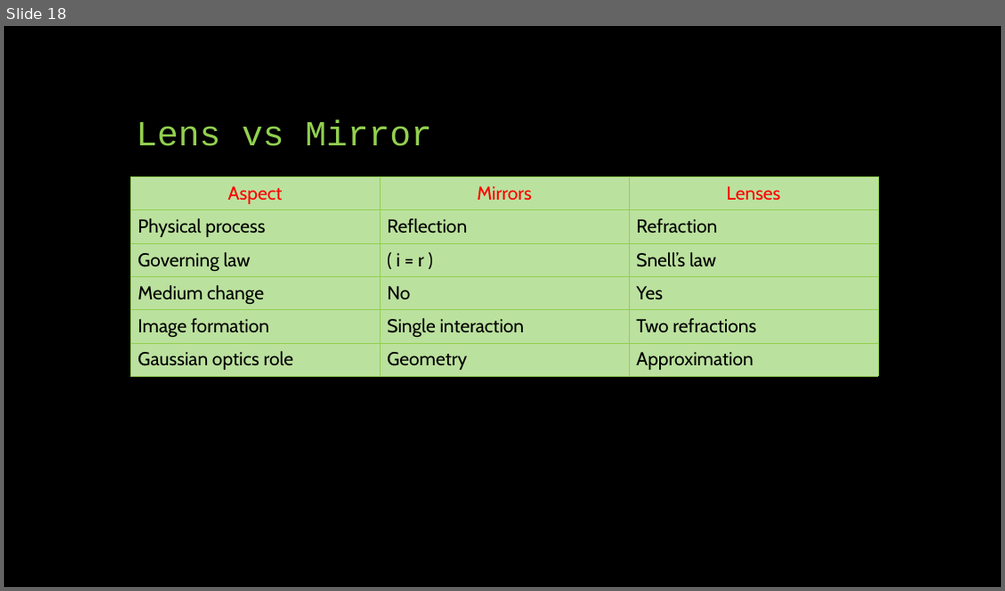
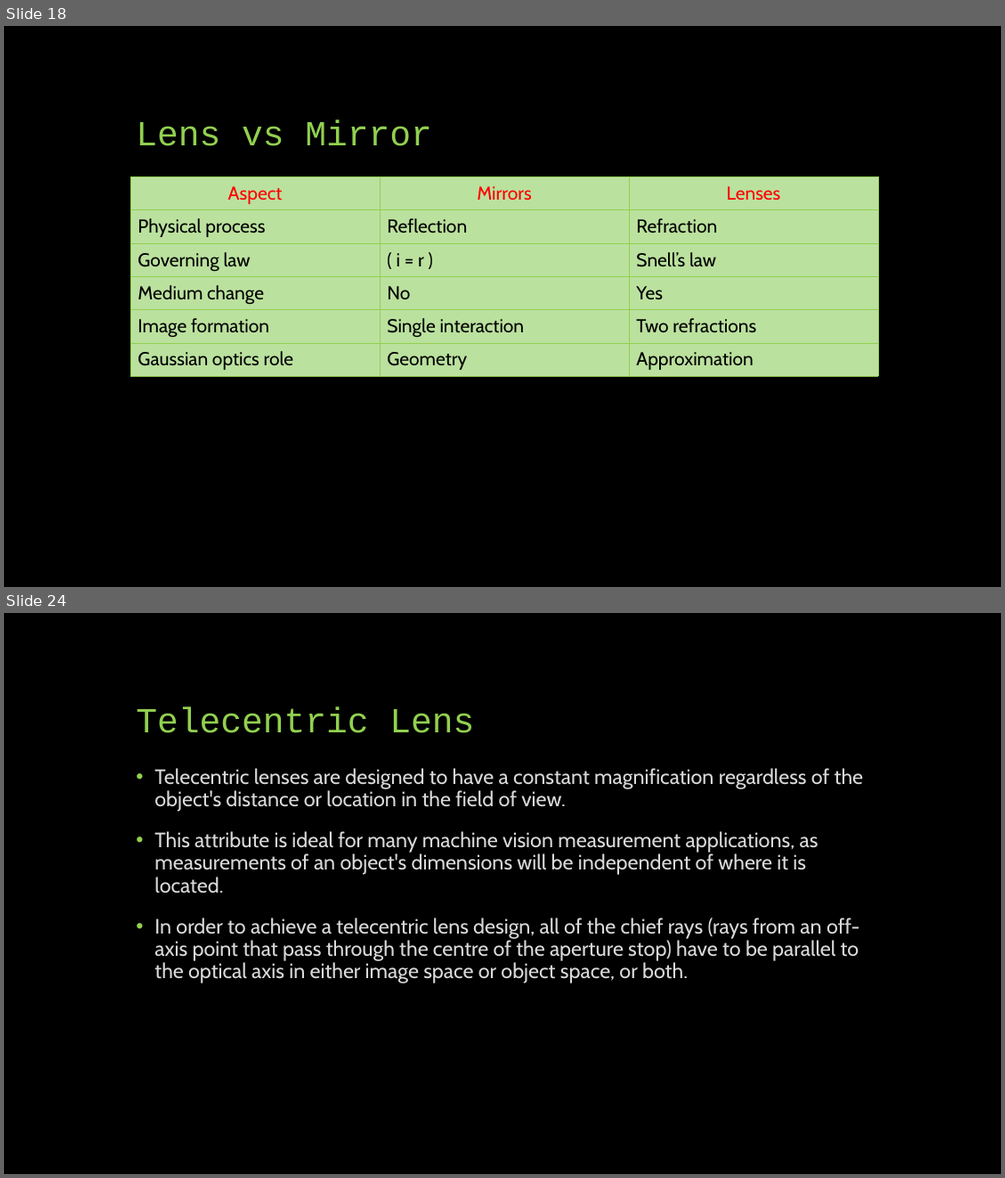
Before and after one commit to SreejithRajan-Lab/Computer-Vision, a slide deck: Presentations/Computer Vision – Module 1.pptx. Shown one above the other, each under a label of ours: slide 18 before the commit, slides 18 and 24 after it; the slides between them are not shown. The pictures are 1005x591 and 1005x1178 pixels, drawn with LibreOffice and Linux fonts; fonts in the diff are those of the drawing. Boxes give left, top, right and bottom in pixels: in the first picture for what was removed or moved away, otherwise in the second. Text is boxed around its words. In the diff, an @@ line names an element or a change of style, - is before the commit and + after.

Commit message:
ppt updated

```diff
--- a/Presentations/Computer Vision – Module 1.pptx
+++ b/Presentations/Computer Vision – Module 1.pptx
@@ slide 24 added at [4,613,1001,1174], background #000000 @@
@@ title added at [136,706,474,733], 34 pt, text #92D050 @@
+Telecentric Lens
@@ text added at [154,768,864,983], 20 pt, text #D9D9D9 @@
+• Telecentric lenses are designed to have a constant magnification regardless of the object's distance or location in the field of view.
+• This attribute is ideal for many machine vision measurement applications, as measurements of an object's dimensions will be independent of where it is located.
+• In order to achieve a telecentric lens design, all of the chief rays (rays from an off-axis point that pass through the centre of the aperture stop) have to be parallel to the optical axis in either image space or object space, or both.
```
Also in this commit, not shown: 5 other slides added.
